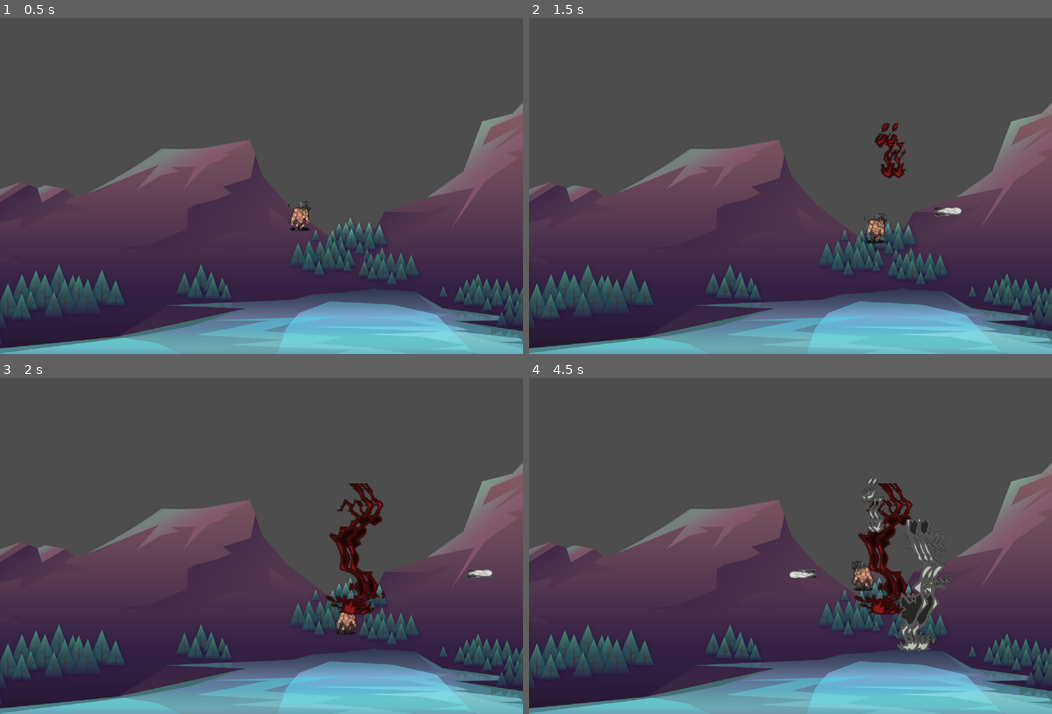
Above: before the commit, frames 1-4 (two rows, left to right).
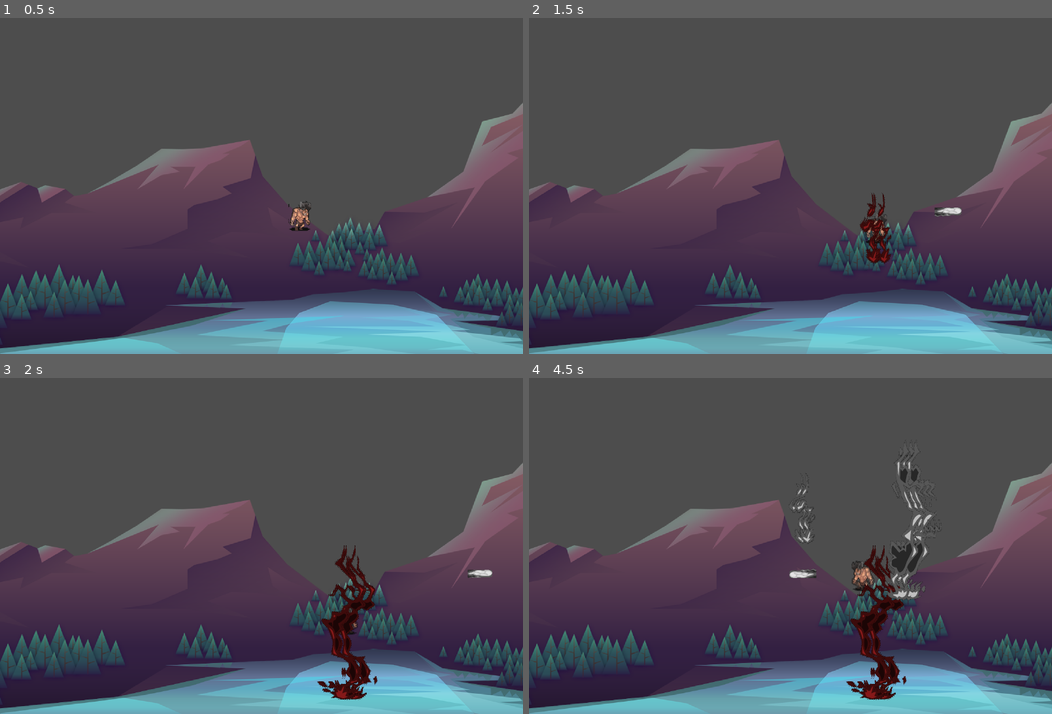
Above: after the commit, the same moments.

Repository: pungiish/GOTY
Game: Godot game, scene res://scenes/game/game.tscn
Same seed, same stepped clock (60 frames per second), same inputs: the game is played once before the commit and once after it.
Inputs (mouse positions are in pixels of both pictures, inside the frame that each line leads up to):
- Up to frame 1 (0.5 s): no input
- Up to frame 2 (1.5 s): move the mouse to (905, 169) at 0.52 s; hold Right (ui_right) 0.53-1.28 s; tap 1 (cast_1) at 0.6 s; tap 2 (cast_2) at 0.8, 1.35 s; move the mouse to (685, 202) at 1.27 s; hold Down (ui_down) from 1.28 s (still down)
- Up to frame 3 (2 s): keep holding Down (ui_down); tap 1 (cast_1) at 1.55 s
- Up to frame 4 (4.5 s): move the mouse to (842, 472) at 2.02 s; release Down (ui_down) at 2.03 s; hold Right (ui_right) 2.03-2.78 s; tap 1 (cast_1) at 2.1, 3.05, 3.6 s; tap 2 (cast_2) at 2.3, 2.85, 3.8, 4.35 s; move the mouse to (764, 613) at 2.77 s; hold Up (ui_up) 2.78-3.53 s; move the mouse to (947, 596) at 3.52 s; hold Left (ui_left) from 3.53 s (still down); move the mouse to (633, 495) at 4.27 s

Frame 1 is identical in both runs. In frame 2, 1.0% of the frame differs, in the area x 63-73%, y 31-74%; in frame 3, 2.9%; in frame 4, 4.9%, in the area x 50-81%, y 18-96%.

Commit message:
Spell sprite fixes + aoe spawn now takes into account player direction

Diff:
--- a/data/spellSprites/AOE/Fire/fire.tres
+++ b/data/spellSprites/AOE/Fire/fire.tres
@@ -1,37 +1,34 @@
 [gd_resource type="SpriteFrames" load_steps=8 format=3 uid="uid://b118puusn3op6"]
 
-[ext_resource type="Texture2D" uid="uid://vprpwm1rq2dp" path="res://assets/7938053-Sheet.png" id="1_2hd58"]
-
-[sub_resource type="AtlasTexture" id="AtlasTexture_2hd58"]
-atlas = ExtResource("1_2hd58")
-region = Rect2(40, 859, 493, 859)
+[ext_resource type="Texture2D" uid="uid://cunymne7mggj5" path="res://assets/spells/AOE/aoe.png" id="1_2hd58"]
 
 [sub_resource type="AtlasTexture" id="AtlasTexture_abstq"]
 atlas = ExtResource("1_2hd58")
-region = Rect2(533, 859, 493, 859)
+region = Rect2(50, 0, 479, 1185)
 
 [sub_resource type="AtlasTexture" id="AtlasTexture_5sl7v"]
 atlas = ExtResource("1_2hd58")
-region = Rect2(1026, 859, 493, 859)
+region = Rect2(529, 0, 479, 1185)
 
 [sub_resource type="AtlasTexture" id="AtlasTexture_fika4"]
 atlas = ExtResource("1_2hd58")
-region = Rect2(1519, 859, 493, 859)
+region = Rect2(1008, 0, 479, 1185)
 
 [sub_resource type="AtlasTexture" id="AtlasTexture_oryky"]
 atlas = ExtResource("1_2hd58")
-region = Rect2(2012, 859, 493, 859)
+region = Rect2(1487, 0, 479, 1185)
 
 [sub_resource type="AtlasTexture" id="AtlasTexture_0jg8f"]
 atlas = ExtResource("1_2hd58")
-region = Rect2(2505, 859, 493, 859)
+region = Rect2(1966, 0, 479, 1185)
+
+[sub_resource type="AtlasTexture" id="AtlasTexture_gjk0s"]
+atlas = ExtResource("1_2hd58")
+region = Rect2(2445, 0, 479, 1185)
 
 [resource]
 animations = [{
 "frames": [{
-"duration": 1.0,
-"texture": SubResource("AtlasTexture_2hd58")
-}, {
 "duration": 1.0,
 "texture": SubResource("AtlasTexture_abstq")
 }, {
@@ -46,6 +43,9 @@
 }, {
 "duration": 1.0,
 "texture": SubResource("AtlasTexture_0jg8f")
+}, {
+"duration": 1.0,
+"texture": SubResource("AtlasTexture_gjk0s")
 }],
 "loop": true,
 "name": &"attack",
--- a/data/spellSprites/Projectile/Fire/fire.tres
+++ b/data/spellSprites/Projectile/Fire/fire.tres
@@ -52,18 +52,6 @@
 }, {
 "duration": 1.0,
 "texture": SubResource("AtlasTexture_51qq4")
-}, {
-"duration": 1.0,
-"texture": SubResource("AtlasTexture_jybu4")
-}, {
-"duration": 1.0,
-"texture": SubResource("AtlasTexture_51qq4")
-}, {
-"duration": 1.0,
-"texture": SubResource("AtlasTexture_jybu4")
-}, {
-"duration": 1.0,
-"texture": SubResource("AtlasTexture_51qq4")
 }],
 "loop": false,
 "name": &"attack",
--- a/scenes/character/character.tres.gd
+++ b/scenes/character/character.tres.gd
@@ -5,6 +5,20 @@
 	IDLE_UP,    IDLE_RIGHT,  IDLE_DOWN,   IDLE_LEFT,
 	WALK_UP,    WALK_RIGHT,  WALK_DOWN,   WALK_LEFT,
 	TRANSITION
+}
+
+const BASE_OFFSETS = {
+	Vector2.RIGHT: Vector2( 20, -10),
+	Vector2.LEFT:  Vector2(-20, -10),
+	Vector2.UP:    Vector2(  0, -20),
+	Vector2.DOWN:  Vector2(  0,  20),
+}
+
+const AOE_OFFSETS = {
+	Vector2.RIGHT: Vector2( 200, -10),
+	Vector2.LEFT:  Vector2(-200, -10),
+	Vector2.UP:    Vector2(   0,-200),
+	Vector2.DOWN:  Vector2(   0, 200),
 }
 
 const SPEED = 200
@@ -160,17 +174,19 @@
 	#var mouse_pos = viewport.get_mouse_position()
 	#var world_mouse = get_global_mouse_position()
 	#var dir = (world_mouse - global_position).normalized()
-	# 2) spawn the spell
-	# if using SpellManager:
-	match direction:
-		Vector2.RIGHT: spell_offset = Vector2(20, -10)
-		Vector2.LEFT: spell_offset = Vector2(-20, -10)
-	var aim_dir = velocity.normalized() if velocity.length() > 0 else direction
-	var mana_cost = SpellManagerSingleton.cast(spellName, global_position + spell_offset, aim_dir, mana)
+	var offset = BASE_OFFSETS.get(direction, Vector2.ZERO)
+
+	if spellName == "aoe":
+		offset += AOE_OFFSETS.get(direction, Vector2.ZERO)
+
+	var aim_dir
+	if velocity.length() > 0:
+		aim_dir = velocity.normalized()
+	else:
+		aim_dir = direction
+
+	var cast_pos = global_position + offset
+	var mana_cost = SpellManagerSingleton.cast(spellName, cast_pos, aim_dir, mana)
 	if mana_cost:
 		get_tree().create_timer(spell_cooldown).connect("timeout", Callable(self, "_on_CastCooldown_timeout"))
 		mana -= mana_cost
-
-
-	# 3) play cast animation
-	#$AnimatedSprite2D.play("cast_")
--- a/scenes/spell/baseSpell.tscn
+++ b/scenes/spell/baseSpell.tscn
@@ -17,7 +17,5 @@
 
 [node name="Timer" type="Timer" parent="."]
 
-[node name="VFX" type="Node2D" parent="."]
-
 [connection signal="body_entered" from="." to="." method="_on_Spell_body_entered"]
 [connection signal="timeout" from="Timer" to="." method="_on_Timer_timeout"]
--- a/scenes/spell/spellManager.gd
+++ b/scenes/spell/spellManager.gd
@@ -17,7 +17,7 @@
 		"color": Color.AQUAMARINE
 	},
 	SpellResource.Element.AIR: {
-		"color": Color(0.973, 0.973, 0.961), # FLORAL_WHITE
+		"color": Color.WHITE
 	},
 }
 func _ready():
@@ -143,15 +143,16 @@
 		return 0
 
 	if data.is_aoe:
-		_cast_aoe(data, origin)
+		_cast_aoe(data, origin, dir)
 	else:
 		_cast_projectile(data, origin, dir)
 
 	return data.mana_cost
 
 # Spawn one “shard” at x,y falling straight down
-func _cast_aoe(data:SpellResource, origin:Vector2) -> void:
+func _cast_aoe(data:SpellResource, origin:Vector2, dir: Vector2) -> void:
 	var half = data.aoe_radius * 0.5
+	print(origin)
 	for i in range(data.count):
 		var pos = Vector2(
 			origin.x + randf_range(-half, half),
Binary file changed: assets/7938053-Sheet.png
Binary file added: assets/spells/AOE/aoe.png
Not shown, added: assets/spells/AOE/aoe.png.import
Binary file added: assets/spells/Projectile/4.png
Not shown, added: assets/spells/Projectile/4.png.import
Binary file added: assets/spells/Projectile/5.png
Not shown, added: assets/spells/Projectile/5.png.import
Binary file added: assets/spells/Projectile/6.png
Not shown, added: assets/spells/Projectile/6.png.import
Binary file added: data/spellSprites/Projectile/Fire/4.png
Not shown, added: data/spellSprites/Projectile/Fire/4.png.import
Binary file added: data/spellSprites/Projectile/Fire/5.png
(and 3 more such lines)
